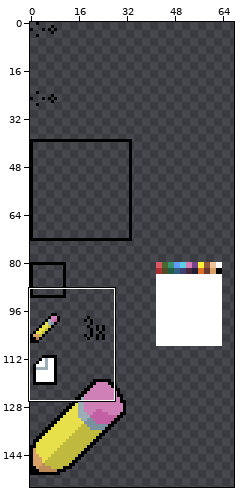
File history of a pixel-art file, src/game/paint/assets/paint-source.aseprite. The picture above shows the old version from afar; the outline marks the close-up.
Close-up. Before the edit:
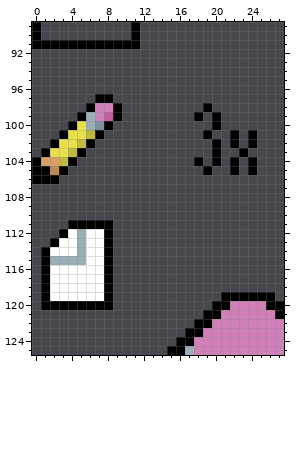
300x300 pixels, 1 frame. Shown: x 0..27, y 89..125. The wide view leaves out empty margins.
Now the later version:
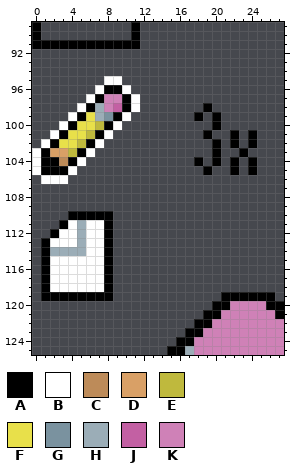
Palette (. is transparent): A #000000  B #ffffff  C #bd8b59  D #d9a066  E #bfb93d  F #e8e04a  G #7a929f  H #9badb7  J #c360a3  K #cf81b7
Change:
The edit adds colour A in row 96 at x 8 to 9; in rows 97 to 98 at x 10; in row 110 at x 4 to 8; in row 111 at x 3; in row 112 at x 2; in row 113 at x 1.
Colour B gives way to colour A in row 119 at x 2 to 7.
Colour C gives way to colour A in row 105 at x 2.
Colour D gives way to colour A in row 104 at x 1 to 2.
The edit adds colour B in row 95 at x 8 to 9; in row 96 at x 7 and 10; in row 97 at x 6 and 11; in row 98 at x 5 and 11; in row 99 at x 4 and 10; in row 100 at x 3 and 9.
The edit adds colour B in row 101 at x 2 and 8; in row 102 at x 1 and 7; in row 103 at x 0 and 6; in row 104 at x 5; in row 105 at x 4; in row 106 at x 3.
Colour A gives way to colour B in rows 104 to 105 at x 0; in row 106 at x 1 to 2; in row 111 at x 4 and 6 to 7; in row 112 at x 3; in row 113 at x 2.
Colour H gives way to colour B in row 115 at x 2 to 5.
Colour E gives way to colour C in row 104 at x 3.
Colour F gives way to colour D in row 103 at x 2 to 3.
Colour G gives way to colour E in row 100 at x 7.
Colour H gives way to colour F in rows 99 to 100 at x 6.
Colour J gives way to colour G in row 99 at x 8.
Colour A gives way to colour H in row 111 at x 5.
Colour B gives way to colour H in row 114 at x 2 to 4.
Colour K gives way to colour H in rows 98 to 99 at x 7.
Colour A gives way to colour J in row 98 at x 9.
The edit adds colour K in row 97 at x 9.
Colour A gives way to colour K in row 97 at x 8.
Colour A is gone in row 106 at x 0; in row 120 at x 1 to 8.
Changed places in both close-ups, as pixel boxes (x1, y1, x2, y2):
changed: (32, 76, 140, 184)
changed: (41, 211, 113, 265)
changed: (41, 292, 113, 310)
